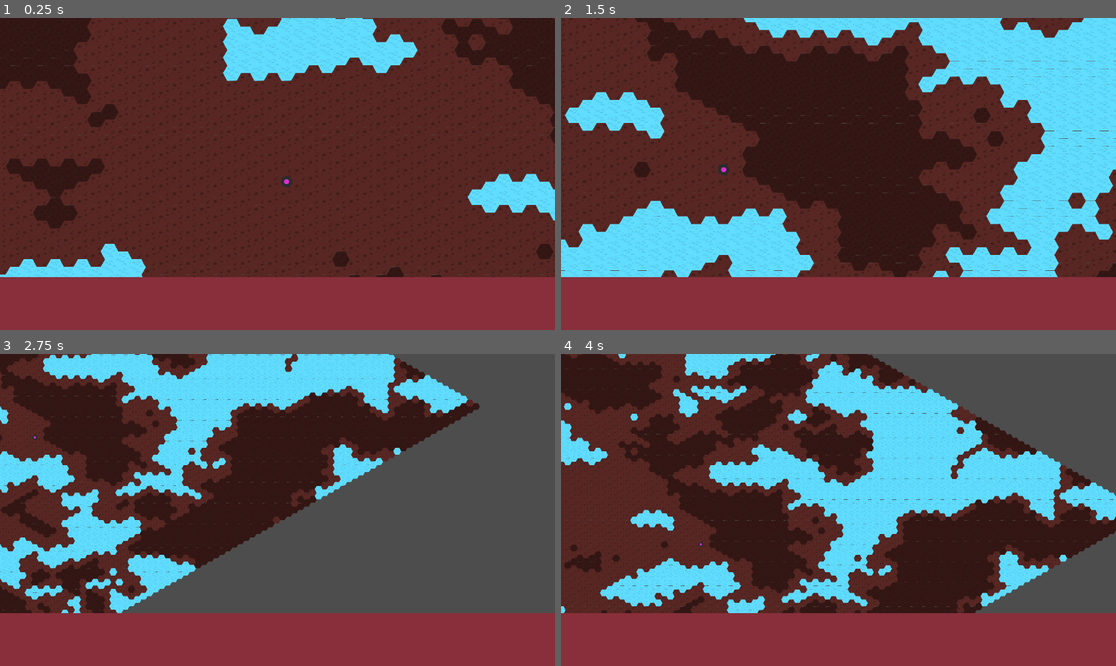
Above: before the commit, frames 1-4 (two rows, left to right).
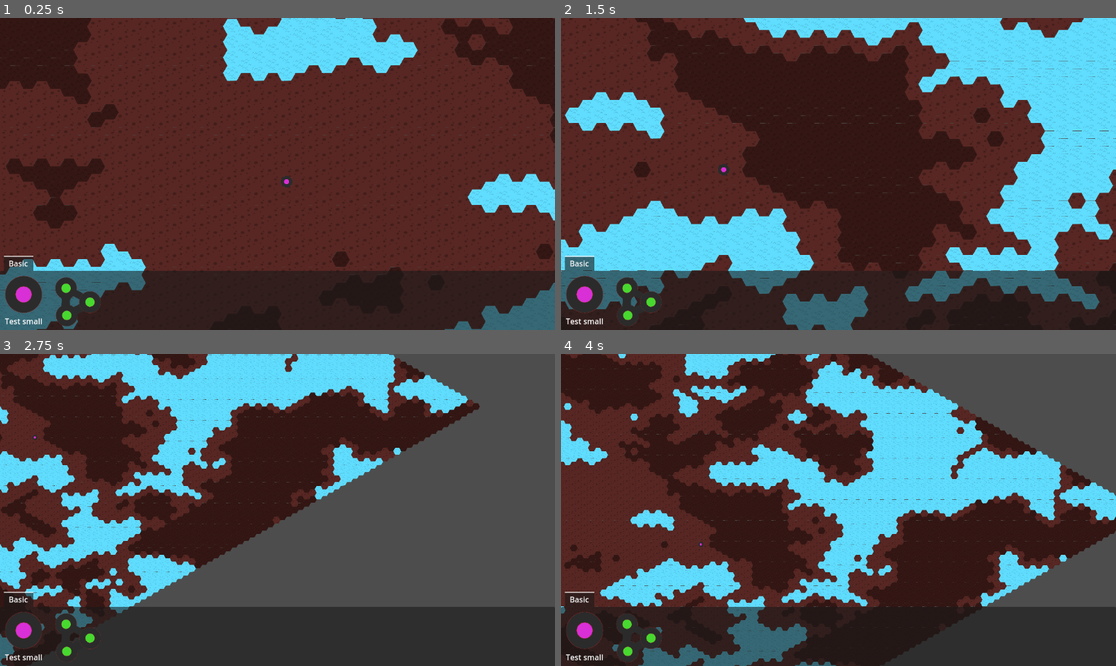
Above: after the commit, the same moments.

Repository: FlyingCheeseDemon/exoplanet-phd
Game: Godot game, scene res://scenes/main.tscn
Two runs of this game, one before a commit and one after it. Both use one fixed random seed, a clock stepped at 60 frames per second and the inputs below.
Inputs (mouse positions are in pixels of both pictures, inside the frame that each line leads up to):
- Up to frame 1 (0.25 s): no input
- Up to frame 2 (1.5 s): tap Enter at 0.5 s; move the mouse to (960, 158) at 0.52 s; hold D (pan_right) 0.53-1.28 s; tap Mouse wheel down (zoom_minus) at 0.6 s; click (960, 158) at 0.67 s; move the mouse to (727, 189) at 1.27 s; hold S (pan_down) from 1.28 s (still down); tap Mouse wheel up (zoom_plus) at 1.35 s; click (727, 189) at 1.42 s
- Up to frame 3 (2.75 s): move the mouse to (333, 441) at 2.02 s; release S (pan_down) at 2.03 s; hold D (pan_right) from 2.03 s (still down); tap Mouse wheel down (zoom_minus) at 2.1 s; click (333, 441) at 2.17 s
- Up to frame 4 (4 s): move the mouse to (810, 572) at 2.77 s; release D (pan_right) at 2.78 s; hold W (pan_up) 2.78-3.53 s; tap Mouse wheel up (zoom_plus) at 2.85 s; click (810, 572) at 2.92 s; move the mouse to (1005, 556) at 3.52 s; hold A (pan_left) from 3.53 s (still down); tap Mouse wheel down (zoom_minus) at 3.6 s; click (1005, 556) at 3.67 s

The runs differ from the first frame. In frame 1, 19% of the frame differs, in the area x 0-100%, y 76-100%; in frame 2, 19%; in frame 3, 19%; in frame 4, 19%.
Error before the commit: Invalid access to property or key '(39, 52)' on a base object of type 'Dictionary'. (res://scenes/world_scenes/world.gd:42)
Error after the commit: Invalid access to property or key '(39, 52)' on a base object of type 'Dictionary'. (res://scenes/world_scenes/world.gd:41)

Commit message:
Building menu
currently has a bug that the text is not displayed for all buildings

Diff:
--- a/assets/buildings/test_medium.tres
+++ b/assets/buildings/test_medium.tres
@@ -9,6 +9,7 @@
 
 [resource]
 script = ExtResource("1_a8b4n")
+name = "Test medium"
 texture = SubResource("AtlasTexture_dxs3a")
 occupancy = Array[Vector2i]([Vector2i(0, 0), Vector2i(0, 1), Vector2i(-1, 1)])
 texture_offset = Vector2(70, 90)
--- a/assets/buildings/test_small.tres
+++ b/assets/buildings/test_small.tres
@@ -9,6 +9,7 @@
 
 [resource]
 script = ExtResource("1_iy7ep")
+name = "Test small"
 texture = SubResource("AtlasTexture_hw500")
 occupancy = Array[Vector2i]([Vector2i(0, 0)])
 metadata/_custom_type_script = "uid://c6uun5ih5gtla"
--- a/building_data.gd
+++ b/building_data.gd
@@ -1,6 +1,11 @@
 extends Resource
-class_name Building_data
+class_name BuildingData
 
+
+@export var name:String
 @export var texture:Texture
 @export var occupancy:Array[Vector2i]
 @export var texture_offset:Vector2
+
+enum BUILDING_TYPE {STANDARD,SCIENCE}
+@export var type:BUILDING_TYPE
--- a/project.godot
+++ b/project.godot
@@ -47,6 +47,11 @@
 "events": [Object(InputEventKey,"resource_local_to_scene":false,"resource_name":"","device":-1,"window_id":0,"alt_press …(192 unchanged characters)…
 ]
 }
+toggle_build_menu={
+"deadzone": 0.2,
+"events": [Object(InputEventKey,"resource_local_to_scene":false,"resource_name":"","device":-1,"window_id":0,"alt_pressed":false,"shift_pressed":false,"ctrl_pressed":false,"meta_pressed":false,"pressed":false,"keycode":0,"physical_keycode":66,"key_label":0,"unicode":98,"location":0,"echo":false,"script":null)
+]
+}
 
 [rendering]
 
--- /dev/null
+++ b/scenes/build_menu_scenes/building_menu.gd
@@ -0,0 +1,26 @@
+extends CanvasLayer
+
+@onready var build_menu:Control = $BuildMenu
+@onready var build_tab_container:TabContainer = $BuildMenu/BuildTabContainer
+
+var available_buildings:Array[BuildingData] = []
+
+func _process(delta: float) -> void:
+	if Input.is_action_just_pressed("toggle_build_menu"):
+		build_menu.visible = not build_menu.visible
+
+func update_available_buildings() -> void:
+	# clear the entire thing
+	for item_list in build_tab_container.get_children():
+		for item in item_list.get_children():
+			item.queue_free()
+
+	# put them all back in
+	for building in available_buildings:
+		var display_element := BuildingPreview.constructor(building)
+		build_tab_container.get_child(0).add_child(display_element)
+
+func _ready() -> void:
+	available_buildings.append(load("res://assets/buildings/test_small.tres"))
+	available_buildings.append(load("res://assets/buildings/test_medium.tres"))
+	update_available_buildings()
--- /dev/null
+++ b/scenes/build_menu_scenes/building_menu.tscn
@@ -0,0 +1,30 @@
+[gd_scene load_steps=2 format=3 uid="uid://dvf7mml1pqmkt"]
+
+[ext_resource type="Script" uid="uid://byoxg6lf0ytfi" path="res://scenes/build_menu_scenes/building_menu.gd" id="1_6taao"]
+
+[node name="BuildingMenu" type="CanvasLayer"]
+script = ExtResource("1_6taao")
+
+[node name="BuildMenu" type="Control" parent="."]
+layout_mode = 3
+anchors_preset = 12
+anchor_top = 1.0
+anchor_right = 1.0
+anchor_bottom = 1.0
+offset_top = -121.0
+grow_horizontal = 2
+grow_vertical = 0
+
+[node name="BuildTabContainer" type="TabContainer" parent="BuildMenu"]
+layout_mode = 1
+anchors_preset = 15
+anchor_right = 1.0
+anchor_bottom = 1.0
+grow_horizontal = 2
+grow_vertical = 2
+current_tab = 0
+
+[node name="Basic" type="HBoxContainer" parent="BuildMenu/BuildTabContainer"]
+layout_direction = 2
+layout_mode = 2
+metadata/_tab_index = 0
--- /dev/null
+++ b/scenes/build_menu_scenes/building_preview.gd
@@ -0,0 +1,19 @@
+extends Control
+
+class_name BuildingPreview
+const self_scene:PackedScene = preload("res://scenes/build_menu_scenes/building_preview.tscn")
+
+@onready var icon_container:TextureRect = $PreviewContainer/TextureRect
+@onready var label_container:Label = $PreviewContainer/Label
+
+var data:BuildingData
+
+static func constructor(data:BuildingData) -> Building:
+	var obj := self_scene.instantiate()
+	obj.data = data
+	return obj
+
+func _ready() -> void:
+	icon_container.texture = data.texture
+	label_container.text = data.name
+	size[1] = icon_container.size[1] + 20
--- /dev/null
+++ b/scenes/build_menu_scenes/building_preview.tscn
@@ -0,0 +1,26 @@
+[gd_scene load_steps=2 format=3 uid="uid://oxscquxx7pii"]
+
+[ext_resource type="Script" uid="uid://dfhkbfohgl8g7" path="res://scenes/build_menu_scenes/building_preview.gd" id="1_s0won"]
+
+[node name="BuildingPreview" type="MarginContainer"]
+anchors_preset = 15
+anchor_right = 1.0
+anchor_bottom = 1.0
+grow_horizontal = 2
+grow_vertical = 2
+theme_override_constants/margin_left = 10
+theme_override_constants/margin_top = 10
+theme_override_constants/margin_right = 10
+theme_override_constants/margin_bottom = 10
+script = ExtResource("1_s0won")
+
+[node name="PreviewContainer" type="VBoxContainer" parent="."]
+layout_mode = 2
+
+[node name="TextureRect" type="TextureRect" parent="PreviewContainer"]
+layout_mode = 2
+expand_mode = 5
+
+[node name="Label" type="Label" parent="PreviewContainer"]
+layout_mode = 2
+horizontal_alignment = 1
--- a/scenes/building.gd
+++ b/scenes/building.gd
@@ -4,9 +4,9 @@
 const self_scene:PackedScene = preload("res://scenes/building.tscn")
 
 @export var coordinate:Vector2i
-@export var data:Building_data
+@export var data:BuildingData
 
-static func constructor(dat:Building_data,location:Vector2i) -> Building:
+static func constructor(dat:BuildingData,location:Vector2i) -> Building:
 	var obj := self_scene.instantiate()
 	obj.coordinate = location
 	obj.data = dat
--- a/scenes/building_menu.tscn
+++ /dev/null
@@ -1,13 +0,0 @@
-[gd_scene format=3 uid="uid://dvf7mml1pqmkt"]
-
-[node name="BuildingMenu" type="CanvasLayer"]
-
-[node name="ColorRect" type="ColorRect" parent="."]
-anchors_preset = 12
-anchor_top = 1.0
-anchor_right = 1.0
-anchor_bottom = 1.0
-offset_top = -110.0
-grow_horizontal = 2
-grow_vertical = 0
-color = Color(0.53499895, 0.18283468, 0.23044685, 1)
--- a/scenes/main.tscn
+++ b/scenes/main.tscn
@@ -2,7 +2,7 @@
 
 [ext_resource type="Script" uid="uid://b6fxldy8fye32" path="res://scenes/main.gd" id="1_o5qli"]
 [ext_resource type="PackedScene" uid="uid://b3ou4tybdq6r" path="res://scenes/world_scenes/world.tscn" id="2_0wfyh"]
-[ext_resource type="PackedScene" uid="uid://dvf7mml1pqmkt" path="res://scenes/building_menu.tscn" id="3_sugp2"]
+[ext_resource type="PackedScene" uid="uid://dvf7mml1pqmkt" path="res://scenes/build_menu_scenes/building_menu.tscn" id="3_sugp2"]
 
 [node name="Main" type="Node"]
 script = ExtResource("1_o5qli")
--- a/scenes/world_scenes/world.gd
+++ b/scenes/world_scenes/world.gd
@@ -35,7 +35,6 @@
 	# check if building can be placed there
 	for position in building.data.occupancy:
 		var global_coordinate = coordinate + position
-		print(world_map.get_cell_source_id(global_coordinate))
 		if global_coordinate in occupancy_dict and occupancy_dict[global_coordinate] != null:
 			print("Occupied")
 			return false
--- a/scenes/world_scenes/world_tile_map.gd
+++ b/scenes/world_scenes/world_tile_map.gd
@@ -14,7 +14,8 @@
 
 var terrain_index:Dictionary = {}
 
-func _input(event:InputEvent) -> void:
+func _unhandled_input(event:InputEvent) -> void:
+
 	if event is InputEventMouseButton:
 		if event.is_pressed():
 			var global_clicked:Vector2 = get_local_mouse_position()
Binary file added: assets/icons.png
Not shown, added: assets/icons.png.import
Not shown, added: scenes/build_menu_scenes/building_menu.gd.uid
Not shown, added: scenes/build_menu_scenes/building_preview.gd.uid
